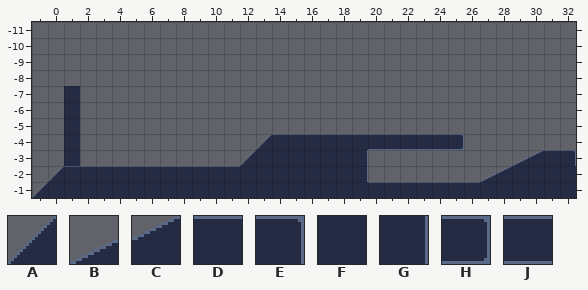
An edit to a level. Tiled map, LeafLegends/Assets/Tilemaps/testingTilemap.tmx. Above: the version before the commit.
Cells are 16x16 px. Shown: x -1..32, y -11..-1.
Key: from "Prototyping": A 0, B 2, C 3, D 17, E 18, F 25, G 26, H 39, J 40.
_ is an empty cell.
Layer "Terrain" before, first column x -1:
-11 __________________________________
-10 __________________________________
 -9 __________________________________
 -8 __________________________________
 -7 __F_______________________________
 -6 __F_______________________________
 -5 __F_______________________________
 -4 __F___________ADDDDDDJJJJJH_______
 -3 __F__________AFFFFFFG_________BCDE
 -2 _ADDDDDDDDDDDFFFFFFFG_______BCFFFF
 -1 AFFFFFFFFFFFFFFFFFFFFDDDDDDDFFFFFF
New version:
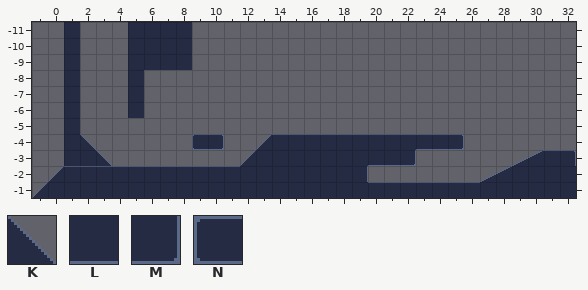
Further tiles: from "Prototyping": K 1, L 33, M 34, N 38.
Change:
Layer "Terrain":
Tile J becomes tile D in row -4 at x 20 to 22.
Tile G becomes tile F in row -3 at x 19.
The author put tile F in rows -11 to -9 at x 1 and 5 to 8; in row -8 at x 1 and 5; in rows -7 to -6 at x 5; in row -3 at x 2.
The author put tile H in row -4 at x 10.
The author put tile K in row -4 at x 2; in row -3 at x 3.
The author put tile L in row -3 at x 20 to 21.
The author put tile M in row -3 at x 22.
The author put tile N in row -4 at x 9.
Changed places in both pictures, as pixel boxes (x1, y1, x2, y2):
added: (64, 22, 80, 86)
added: (128, 22, 192, 118)
added: (80, 134, 112, 166)
added: (192, 134, 224, 150)
changed: (367, 149, 416, 166)
